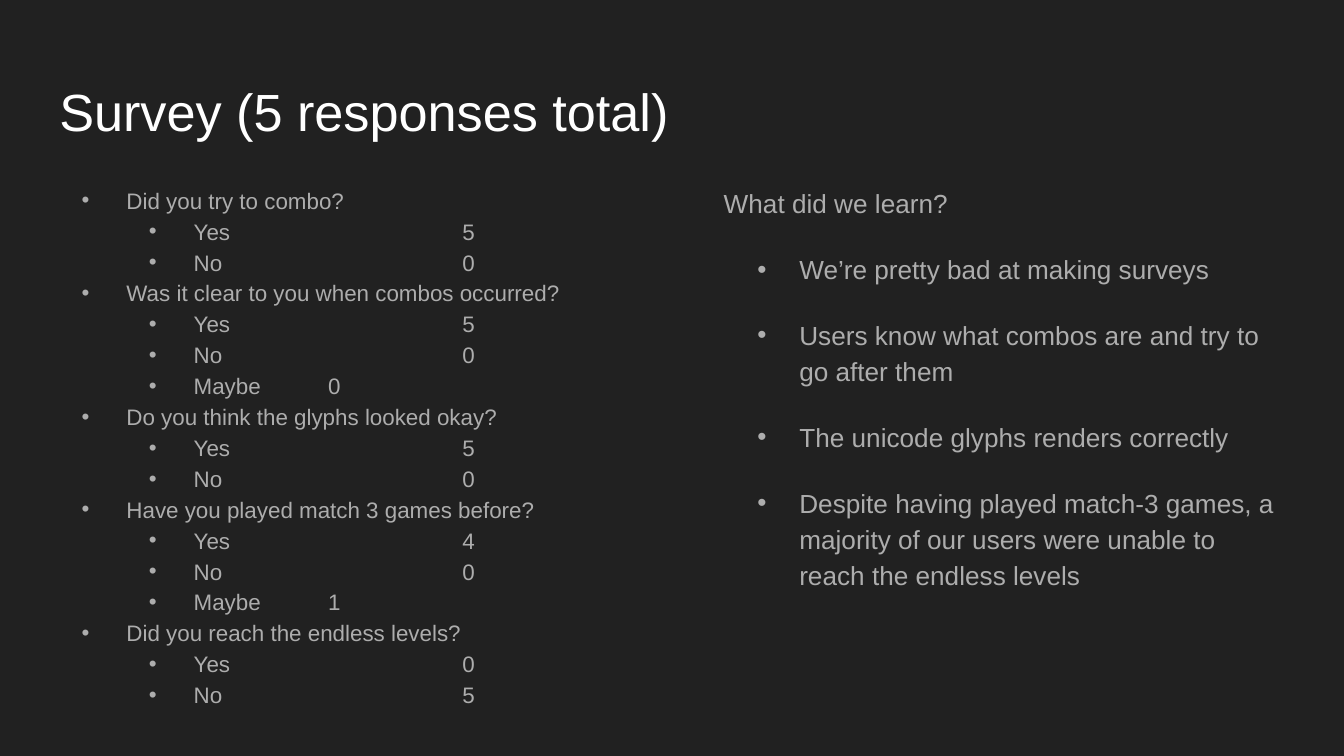
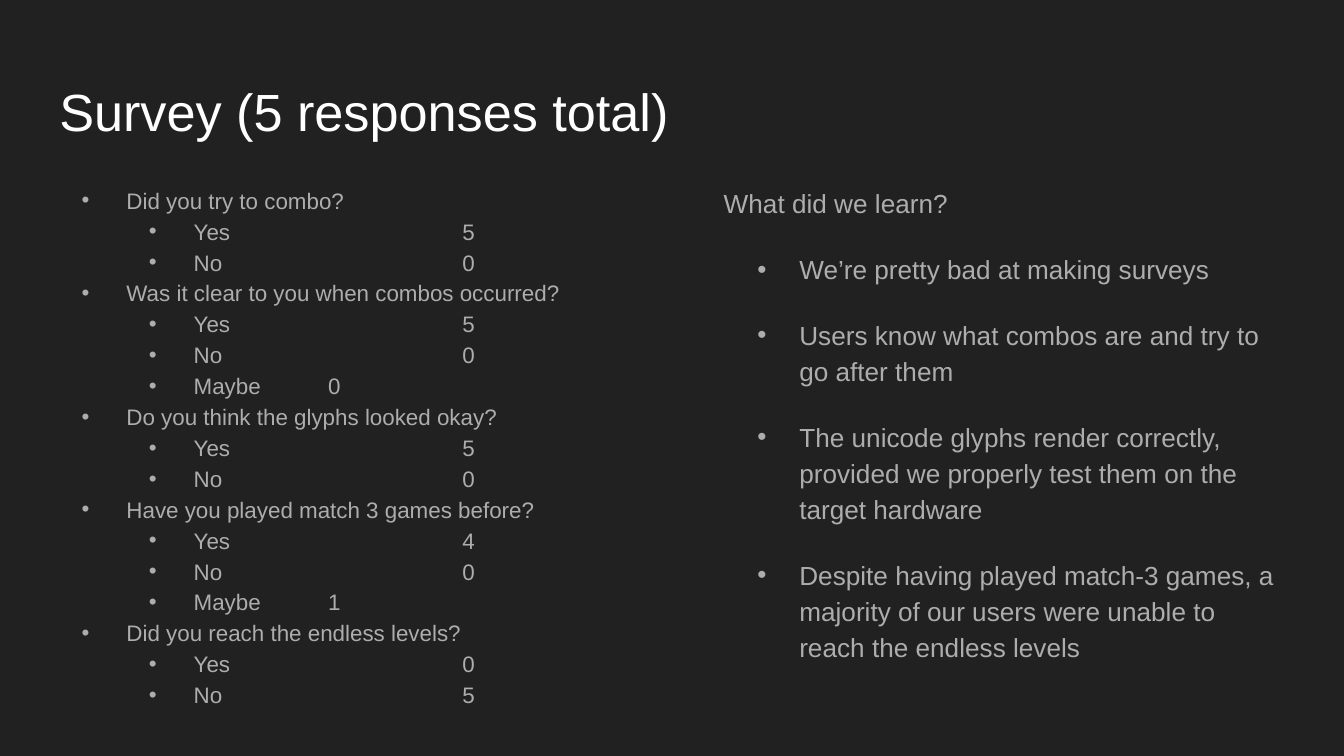
Before and after one commit to lambertwang-zz/imgd3900_site, a slide deck: slide 11 of assignment12/assignment12.pptx (slide 10 before the commit). Drawn at 1344x756 pixels with LibreOffice and Linux fonts; fonts in the diff are those of the drawing. Boxes give left, top, right and bottom in pixels: in the first picture for what was removed or moved away, otherwise in the second. Text is boxed around its words. In the diff, an @@ line names an element or a change of style, - is before the commit and + after.

```diff
--- a/assignment12/assignment12.pptx
+++ b/assignment12/assignment12.pptx
@@ text at [799,428,1237,525]: text changed @@
-• The unicode glyphs renders correctly
+• The unicode glyphs render correctly, provided we properly test them on the target hardware
```
Also in this commit, not shown: 4 other slides changed, 4 slides added, 3 slides removed.
